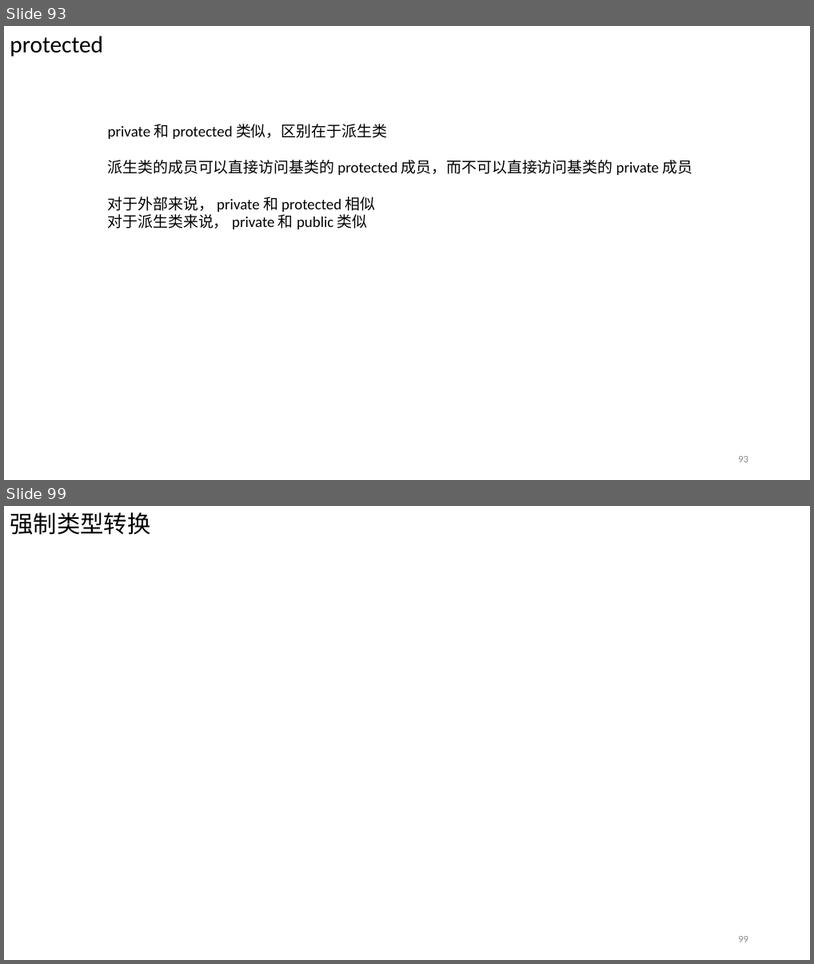
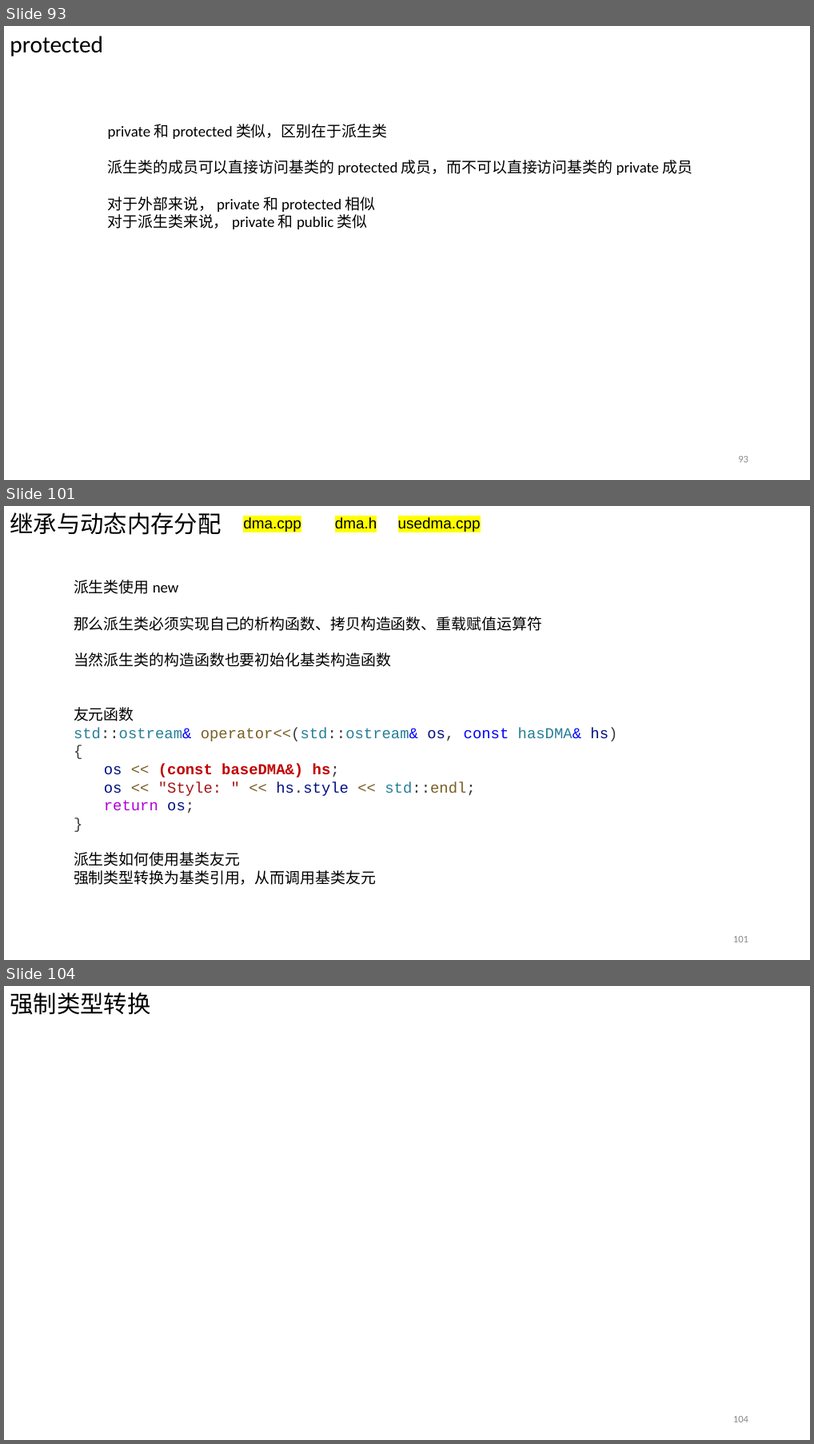
Before and after one commit to Chao200/CPP_Primer_Plus, a slide deck: C++ Primer Plus.pptx. Shown one above the other, each under a label of ours: slides 93 and 99 before the commit, slides 93, 101 and 104 after it; the slides between them are not shown. The pictures are 814x964 and 814x1444 pixels, drawn with LibreOffice and Linux fonts; fonts in the diff are those of the drawing. Boxes give left, top, right and bottom in pixels: in the first picture for what was removed or moved away, otherwise in the second. Text is boxed around its words. In the diff, an @@ line names an element or a change of style, - is before the commit and + after.

```diff
--- a/C++ Primer Plus.pptx
+++ b/C++ Primer Plus.pptx
@@ slide 101 added at (4,506,810,960), background #FFFFFF @@
@@ text added at (10,512,221,535), 28 pt, text #000000 @@
+继承与动态内存分配
@@ text added at (243,517,481,532), 18 pt, text #000000 @@
+dma.cpp dma.h usedma.cpp
@@ text added at (74,580,618,884), 18 pt, text #000000 @@
+派生类使用 new
+那么派生类必须实现自己的析构函数、拷贝构造函数、重载赋值运算符
+当然派生类的构造函数也要初始化基类构造函数
+友元函数
+std::ostream& operator<<(std::ostream& os, const hasDMA& hs)
+{
+  os << (const baseDMA&) hs;
+  os << "Style: " << hs.style << std::endl;
+  return os;
+}
+派生类如何使用基类友元
+强制类型转换为基类引用，从而调用基类友元
@@ page number added at (734,936,749,942), 12 pt, text #8C8C8C @@
+101
@@ what was slide 99 is now slide 104 @@
@@ page number at (734,1416,749,1422): text changed @@
-99
+104
```
Also in this commit, not shown: 9 other slides added, 5 slides removed.
